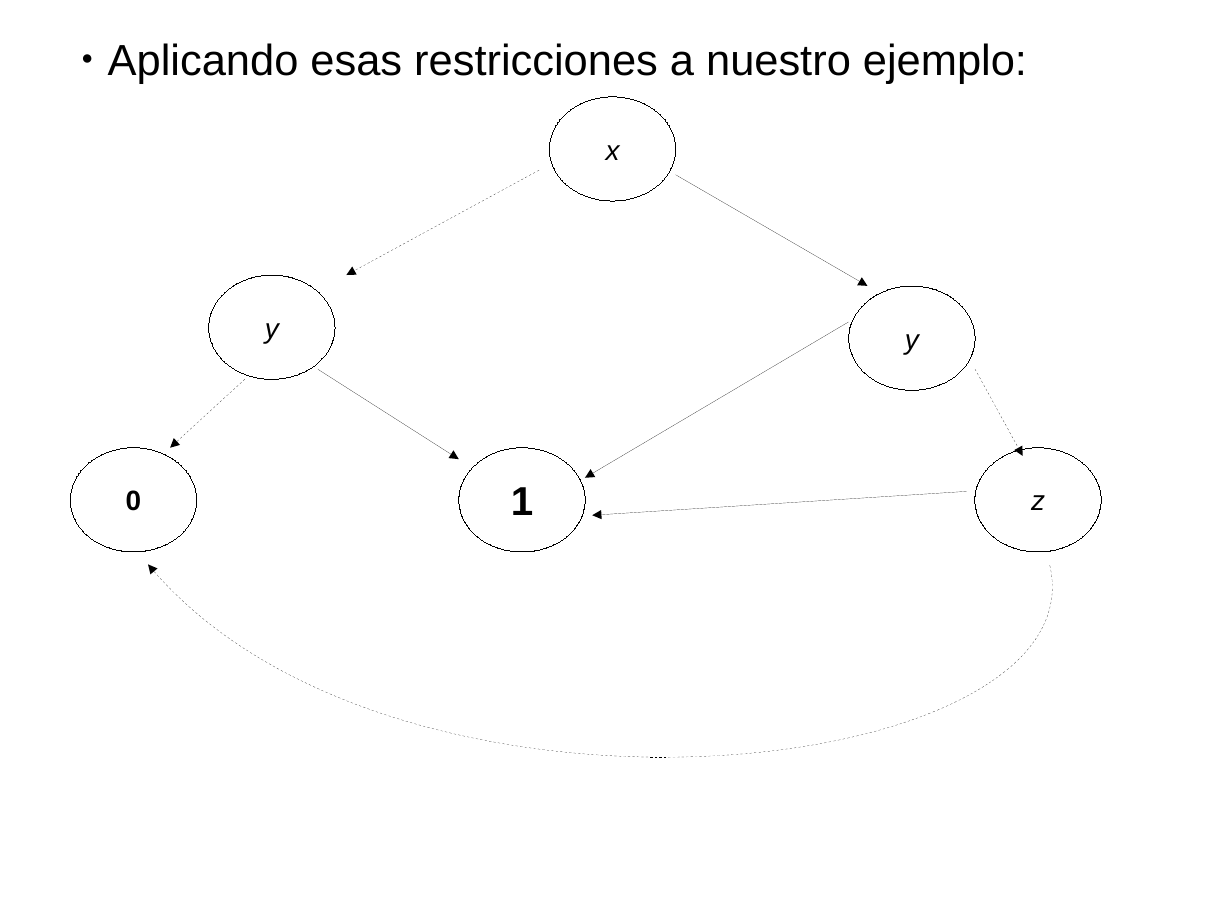
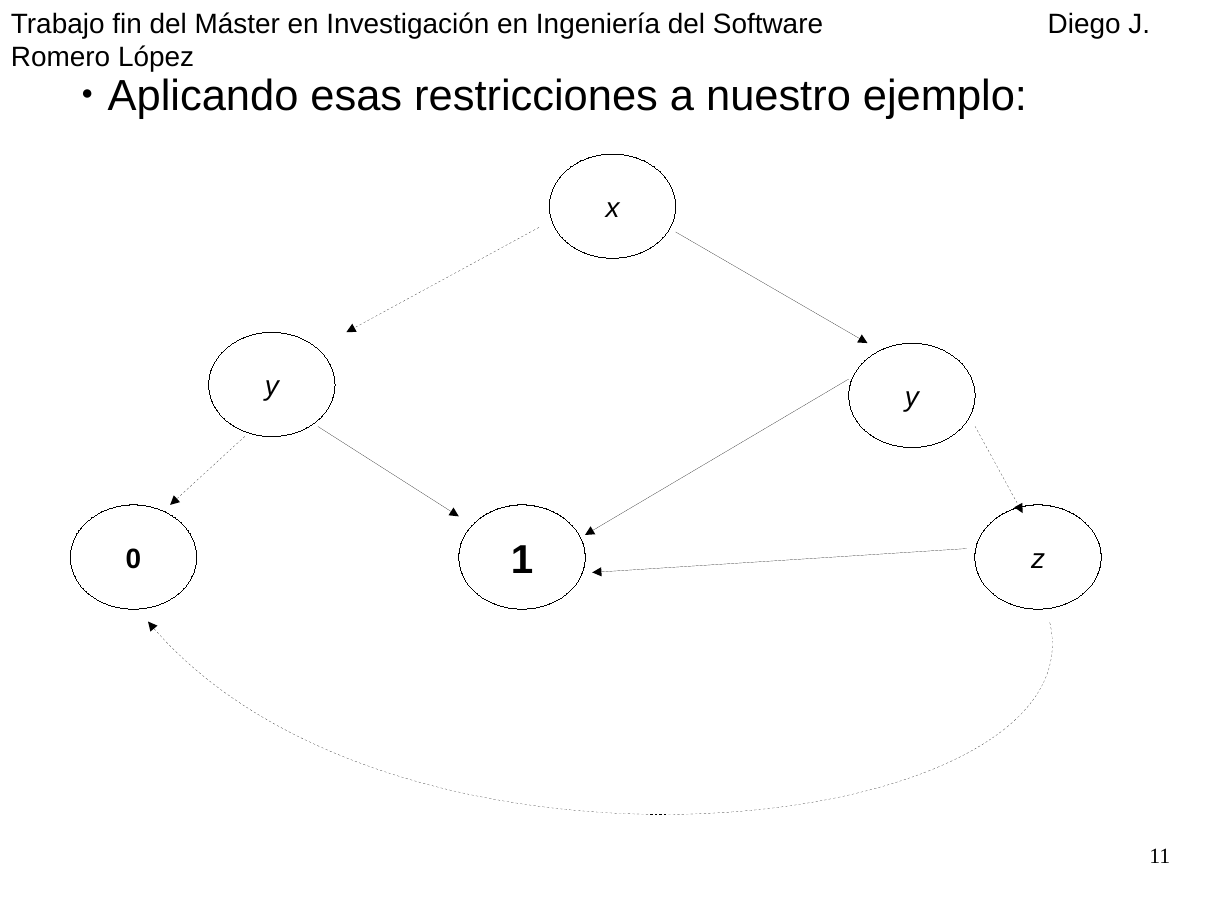
Before and after one commit to diegojromerolopez/djbdd, a slide deck: slide 11 of doc/presentacion.odp (slide 13 before the commit). Drawn at 1232x924 pixels with LibreOffice and Linux fonts; fonts in the diff are those of the drawing. Boxes give left, top, right and bottom in pixels: in the first picture for what was removed or moved away, otherwise in the second. Text is boxed around its words. In the diff, an @@ line names an element or a change of style, - is before the commit and + after.

```diff
--- a/doc/presentacion.odp
+++ b/doc/presentacion.odp
@@ text added at (x1=11, y1=12, x2=1150, y2=38), 18 pt, text #000000 @@
+Trabajo fin del Máster en Investigación en Ingeniería del Software Diego J. Romero López
@@ text "Aplicando esas restricciones a nuestro ..." moved from (x1=108, y1=43, x2=1027, y2=84) to (x1=108, y1=78, x2=1027, y2=119) @@
@@ 6 ellipses, 4 arrows, 1 freeform shape moved together from (x1=70, y1=97, x2=1101, y2=757) to (x1=70, y1=154, x2=1101, y2=814) @@
@@ 3 arrows moved together from (x1=170, y1=174, x2=868, y2=459) to (x1=170, y1=233, x2=868, y2=517) @@
@@ page number added at (x1=1149, y1=848, x2=1170, y2=863), 14 pt, text #000000 @@
+11
```
Also in this commit, not shown: 20 other slides changed, 4 slides added, 5 slides removed, 3 other files.
